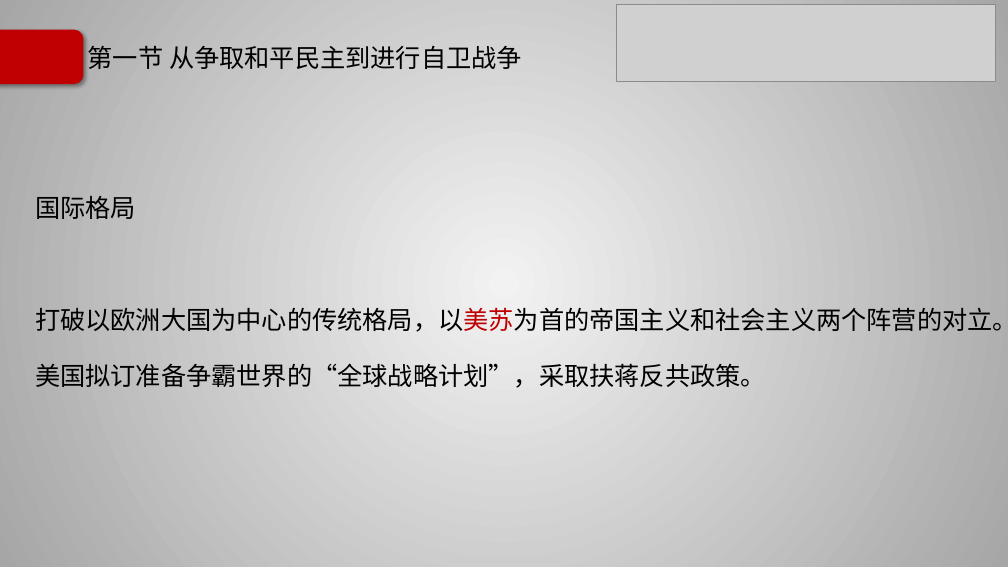
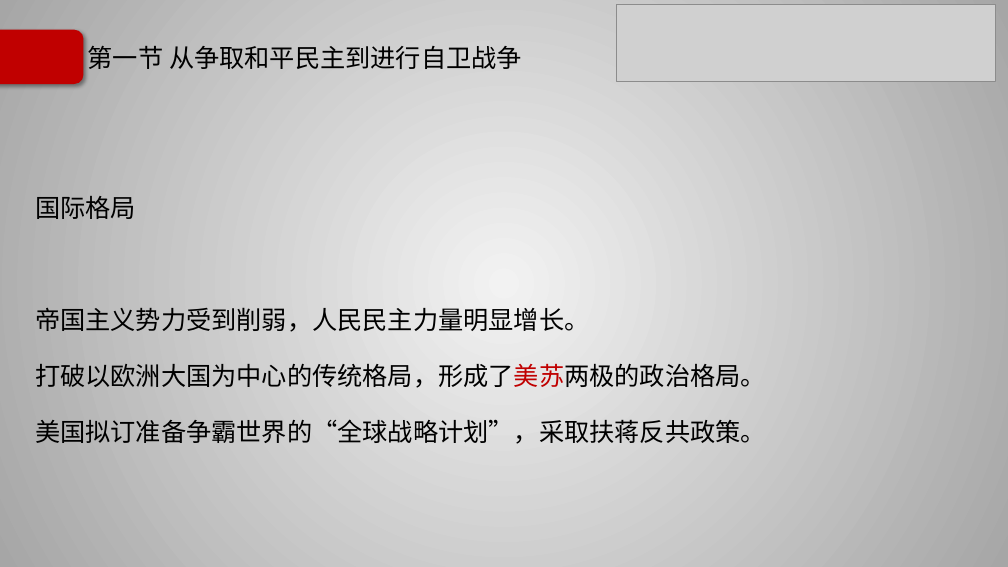
Before and after one commit to Call-me-zhy/tangtang, a slide deck: slide 79 of 5 中国近现代史纲要/课件/中国近现代史纲要精讲6.pptx. Drawn at 1008x567 pixels with LibreOffice and Linux fonts; fonts in the diff are those of the drawing; grey boxes stand for pictures; background and template pictures are left out. Boxes give left, top, right and bottom in pixels: in the first picture for what was removed or moved away, otherwise in the second. Text is boxed around its words. In the diff, an @@ line names an element or a change of style, - is before the commit and + after.

```diff
--- a/5 中国近现代史纲要/课件/中国近现代史纲要精讲6.pptx
+++ b/5 中国近现代史纲要/课件/中国近现代史纲要精讲6.pptx
@@ text at (x1=35, y1=307, x2=766, y2=388): text changed @@
-打破以欧洲大国为中心的传统格局，以美苏为首的帝国主义和社会主义两个阵营的对立。
+帝国主义势力受到削弱，人民民主力量明显增长。
+打破以欧洲大国为中心的传统格局，形成了美苏两极的政治格局。
```
Also in this commit, not shown: 11 other slides changed, 7 other files.
